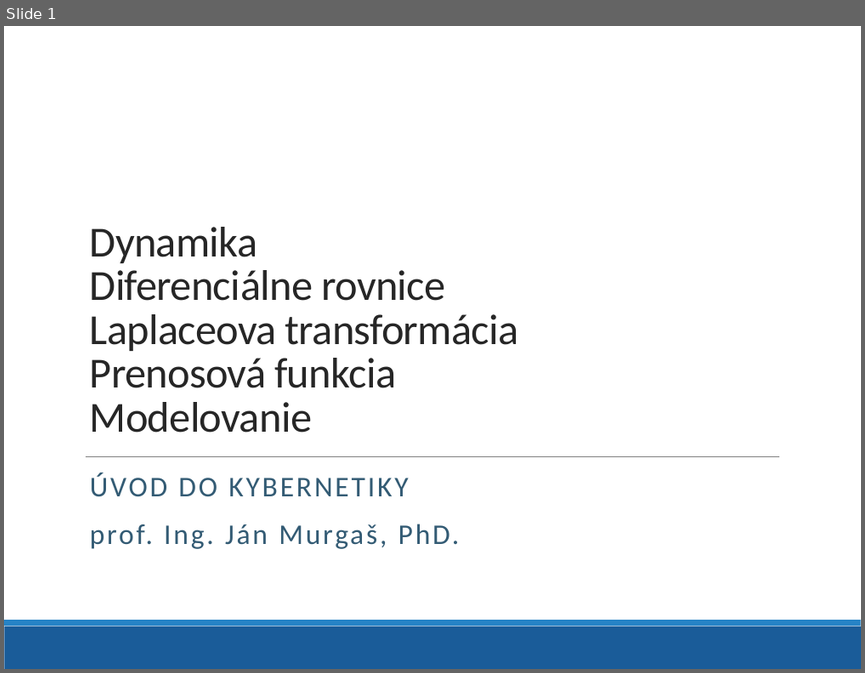
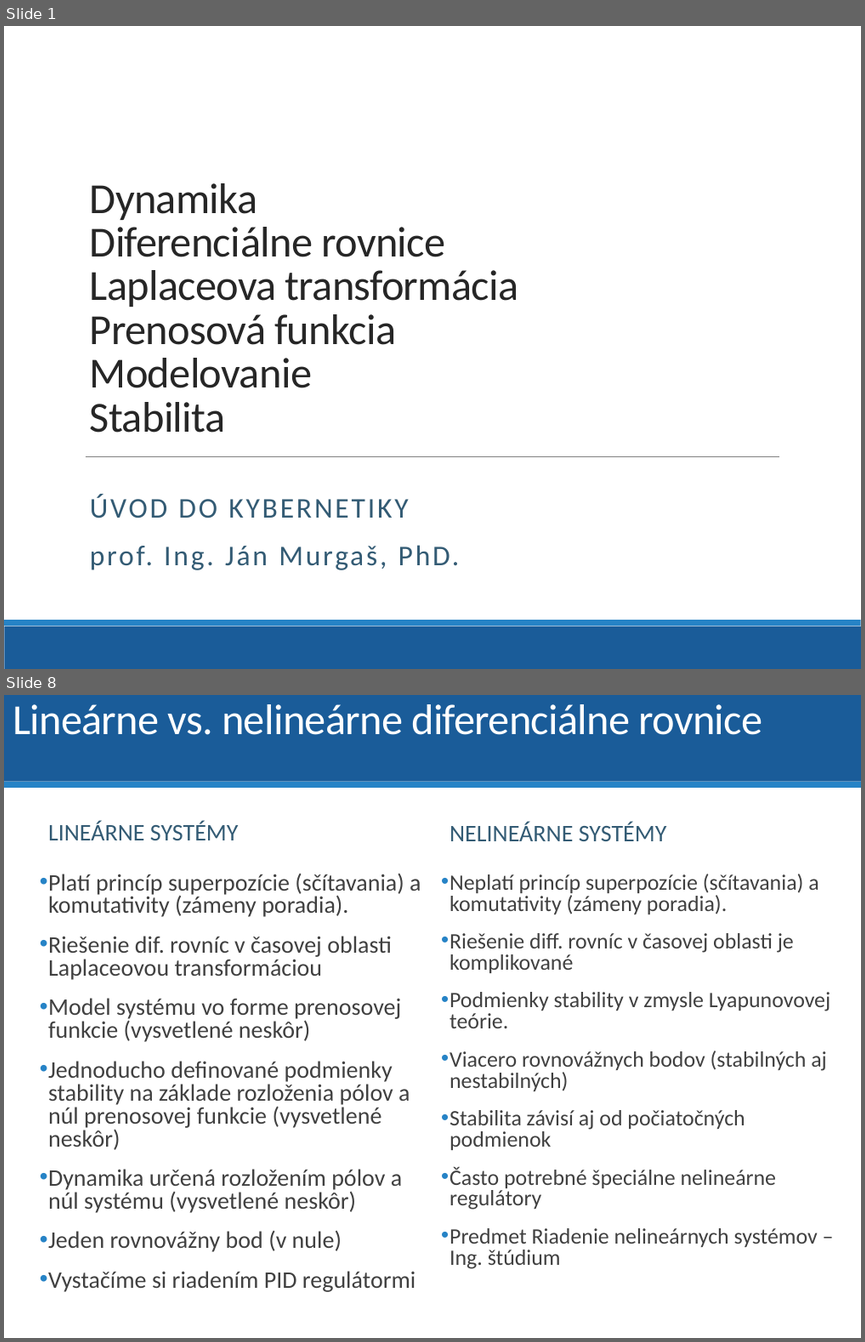
Before and after one commit to dodekm/TeamProjektKybernetika, a slide deck: Nove prednasky/P01_dynamika_dif_rovnice_LPT_prenosova_funkcia_modelovanie.pptx. Shown one above the other, each under a label of ours: slide 1 before the commit, slides 1 and 8 after it; the slides between them are not shown. The pictures are 865x673 and 865x1342 pixels, drawn with LibreOffice and Linux fonts; fonts in the diff are those of the drawing; background and template pictures are left out. Boxes give left, top, right and bottom in pixels: in the first picture for what was removed or moved away, otherwise in the second. Text is boxed around its words. In the diff, an @@ line names an element or a change of style, - is before the commit and + after.

```diff
--- a/Nove prednasky/P01_dynamika_dif_rovnice_LPT_prenosova_funkcia_modelovanie.pptx
+++ b/Nove prednasky/P01_dynamika_dif_rovnice_LPT_prenosova_funkcia_modelovanie.pptx
@@ slide 8 added at bbox=[4, 695, 861, 1338], background #FFFFFF @@
@@ rectangle added at bbox=[4, 695, 861, 782], fill #1A5C99 @@
@@ title added at bbox=[12, 704, 762, 735], 36 pt, text #FFFFFF @@
+Lineárne vs. nelineárne diferenciálne rovnice
@@ rectangle added at bbox=[4, 782, 861, 788], fill #2683C6 @@
@@ text added at bbox=[48, 821, 239, 840], 20 pt, text #335B74 @@
+LINEÁRNE SYSTÉMY
@@ text added at bbox=[449, 822, 667, 841], 20 pt, text #335B74 @@
+NELINEÁRNE SYSTÉMY
@@ text added at bbox=[48, 873, 420, 1292], 20 pt, text #404040 @@
+• Platí princíp superpozície (sčítavania) a komutativity (zámeny poradia).
+• Riešenie dif. rovníc v časovej oblasti Laplaceovou transformáciou
+• Model systému vo forme prenosovej funkcie (vysvetlené neskôr)
+• Jednoducho definované podmienky stability na základe rozloženia pólov a núl prenosovej funkcie (vysvetlené neskôr)
+• Dynamika určená rozložením pólov a núl systému (vysvetlené neskôr)
+• Jeden rovnovážny bod (v nule)
+• Vystačíme si riadením PID regulátormi
@@ text added at bbox=[449, 873, 830, 1269], 18.5 pt, text #404040 @@
+• Neplatí princíp superpozície (sčítavania) a komutativity (zámeny poradia).
+• Riešenie diff. rovníc v časovej oblasti je komplikované
+• Podmienky stability v zmysle Lyapunovovej teórie.
+• Viacero rovnovážnych bodov (stabilných aj nestabilných)
+• Stabilita závisí aj od počiatočných podmienok
+• Často potrebné špeciálne nelineárne regulátory
+• Predmet Riadenie nelineárnych systémov – Ing. štúdium
@@ slide 1 changed as well @@
@@ title at bbox=[90, 183, 519, 432]: text changed @@
-Dynamika
-Diferenciálne rovnice
-Laplaceova transformácia
-Prenosová funkcia
-Modelovanie
+Dynamika
+Diferenciálne rovnice
+Laplaceova transformácia
+Prenosová funkcia
+Modelovanie
+Stabilita
@@ subtitle "ÚVOD DO KYBERNETIKY": place and size @@
-subtitle "ÚVOD DO KYBERNETIKY" at bbox=[90, 473, 460, 549]
+subtitle "ÚVOD DO KYBERNETIKY" at bbox=[90, 494, 460, 570]
```
Also in this commit, not shown: 39 other slides added, 5 slides removed, 2 other files.
